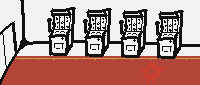
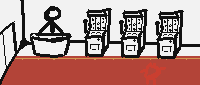
Before/after of a 200px x 85px layered artwork. What changed in the layer stack:
painted on "BG" over left=30, top=6, right=76, bottom=58
